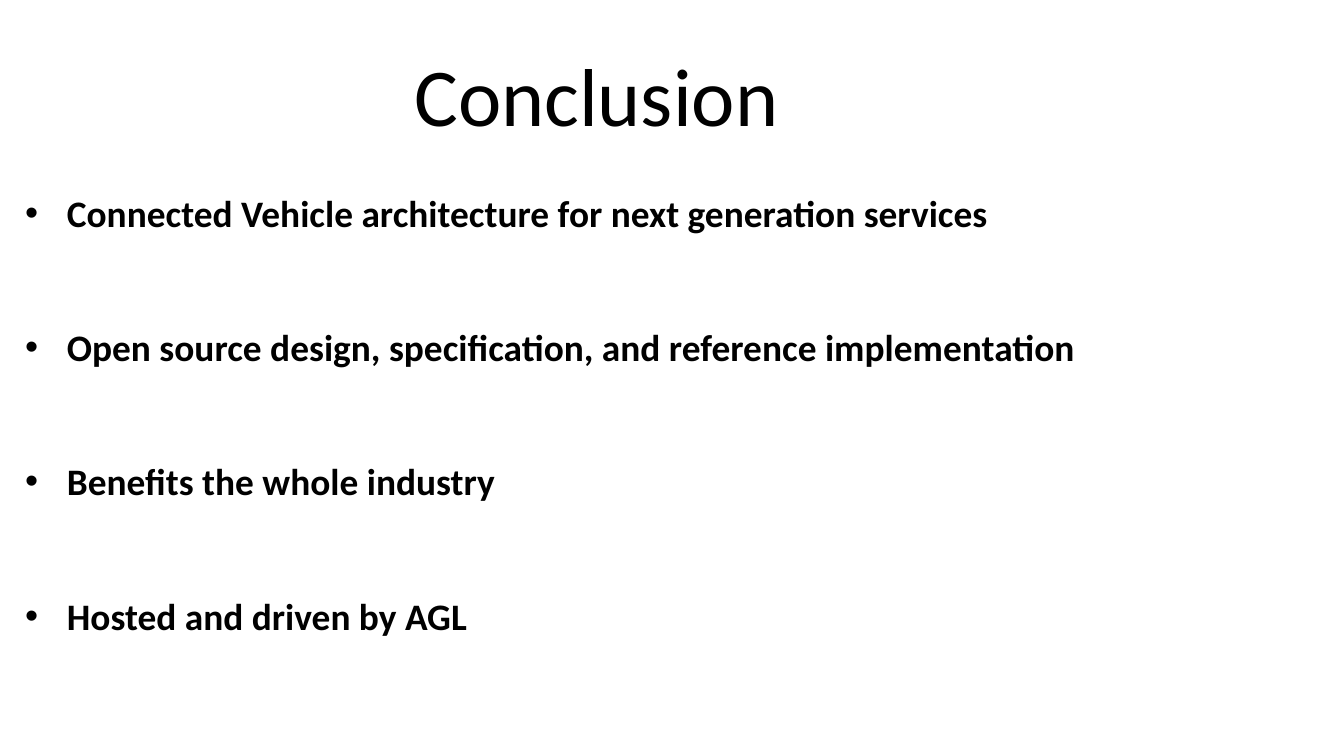
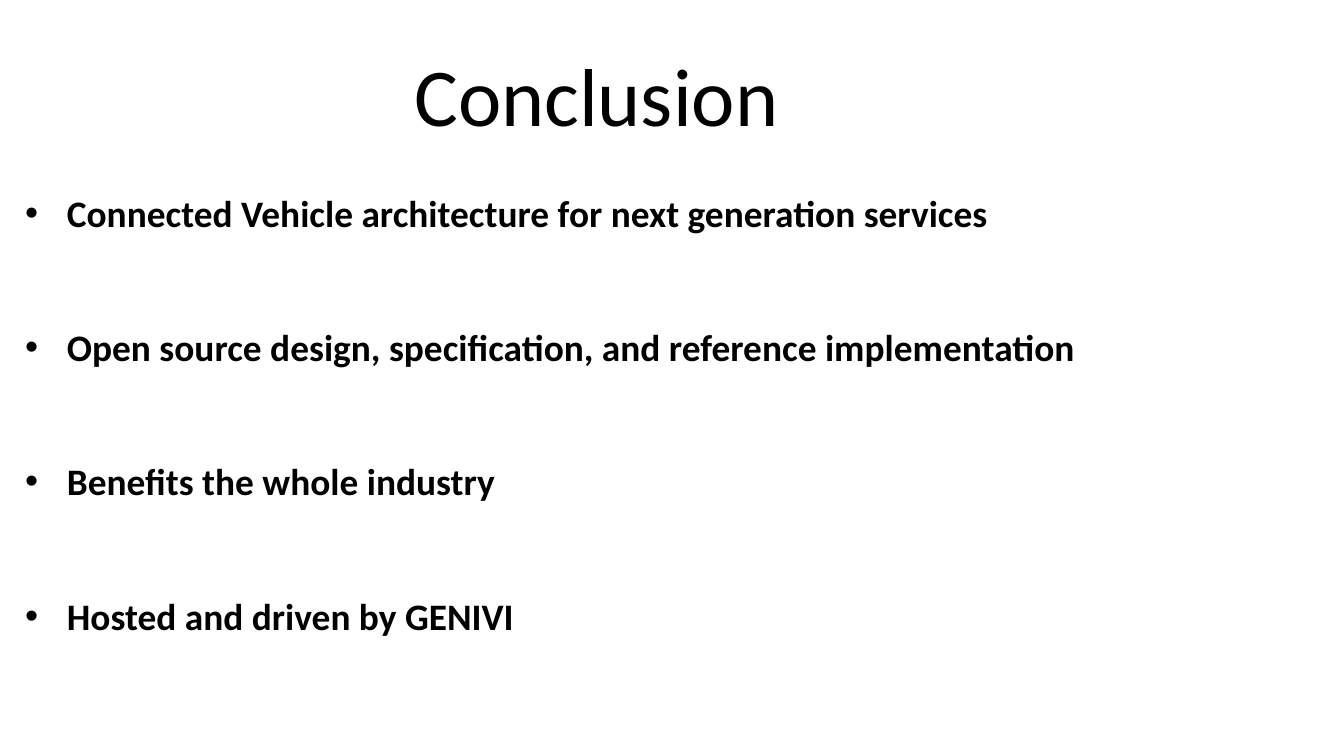
Before and after one commit to GENIVI/rvi_core, a slide deck: slide 28 of doc/presentations/Remote Vehicle Interaction AGL Presentation rev4.ppt. Drawn at 1344x756 pixels with LibreOffice and Linux fonts; fonts in the diff are those of the drawing; background and template pictures are left out. Boxes give left, top, right and bottom in pixels: in the first picture for what was removed or moved away, otherwise in the second. Text is boxed around its words. In the diff, an @@ line names an element or a change of style, - is before the commit and + after.

Commit message:
Moved to Genivi

```diff
--- a/doc/presentations/Remote Vehicle Interaction AGL Presentation rev4.ppt
+++ b/doc/presentations/Remote Vehicle Interaction AGL Presentation rev4.ppt
@@ text at [67, 603, 514, 636]: text changed @@
-• Hosted and driven by AGL
+• Hosted and driven by GENIVI
```
Also in this commit, not shown: 6 other slides changed.
